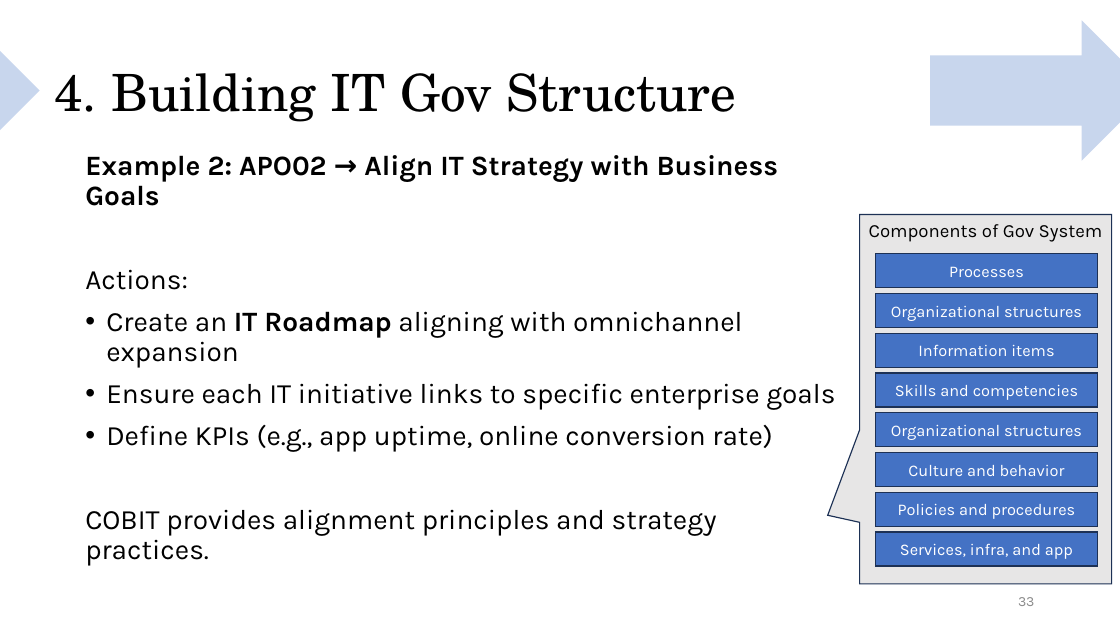
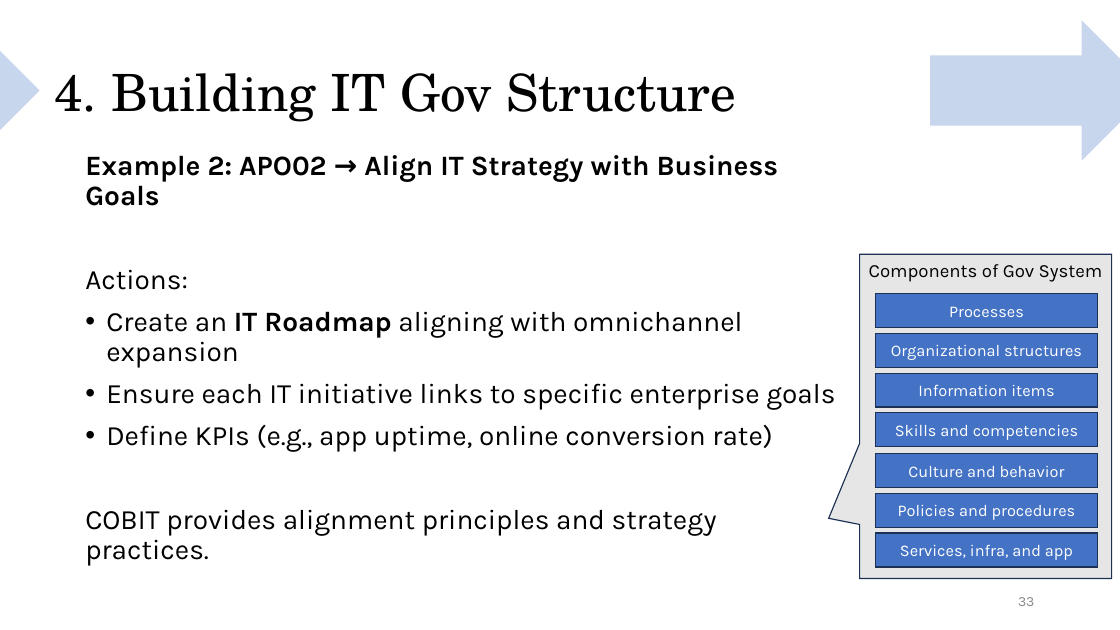
Before and after one commit to irfanradarma/Audit-SI, a slide deck: slide 33 of Slides/02 - IT Governance Audit.pptx. Drawn at 1120x630 pixels with LibreOffice and Linux fonts; fonts in the diff are those of the drawing. Boxes give left, top, right and bottom in pixels: in the first picture for what was removed or moved away, otherwise in the second. Text is boxed around its words. In the diff, an @@ line names an element or a change of style, - is before the commit and + after.

```diff
--- a/Slides/02 - IT Governance Audit.pptx
+++ b/Slides/02 - IT Governance Audit.pptx
@@ speech box "Components of Gov System": place and size @@
-speech box "Components of Gov System" at [860,214,1112,584]
+speech box "Components of Gov System" at [860,255,1112,579]
@@ speech box "Components of Gov System" at [860,255,1112,579]: proportions changed @@
@@ 4 rectangles: place and size @@
-4 rectangles at [876,254,1098,407]
+4 rectangles at [876,294,1098,447]
@@ rectangle removed at [876,413,1098,446] @@
-Organizational structures
```
Also in this commit, not shown: 3 other slides changed, 2 other files.
